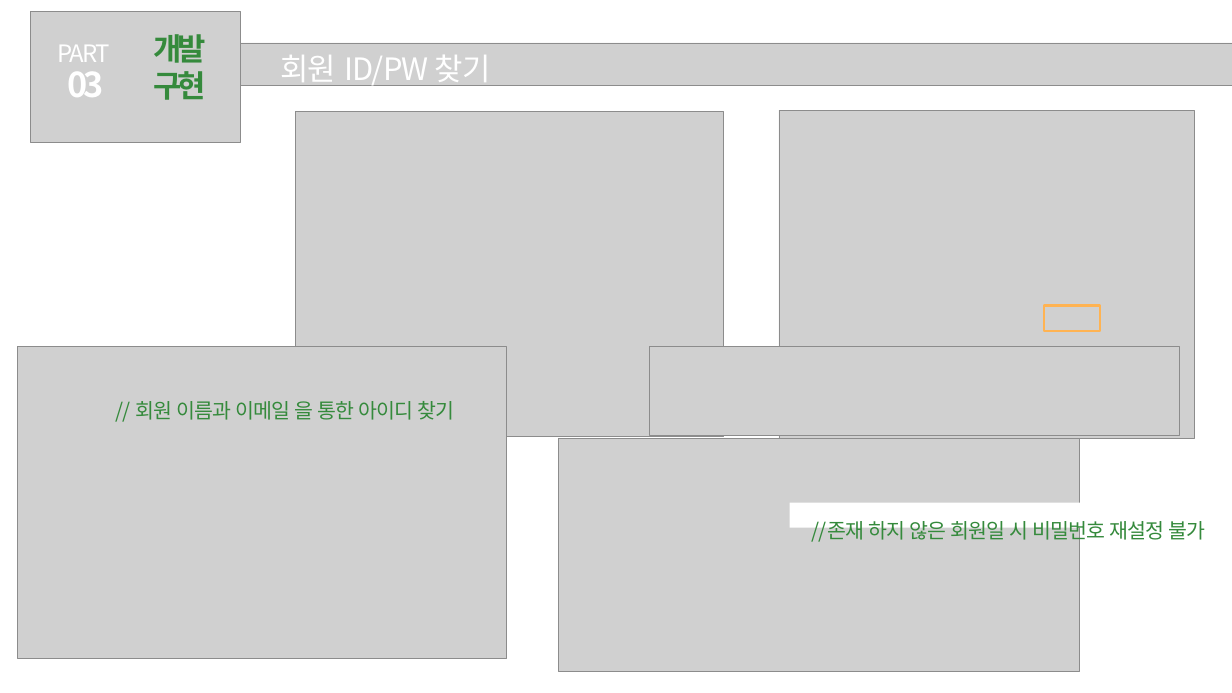
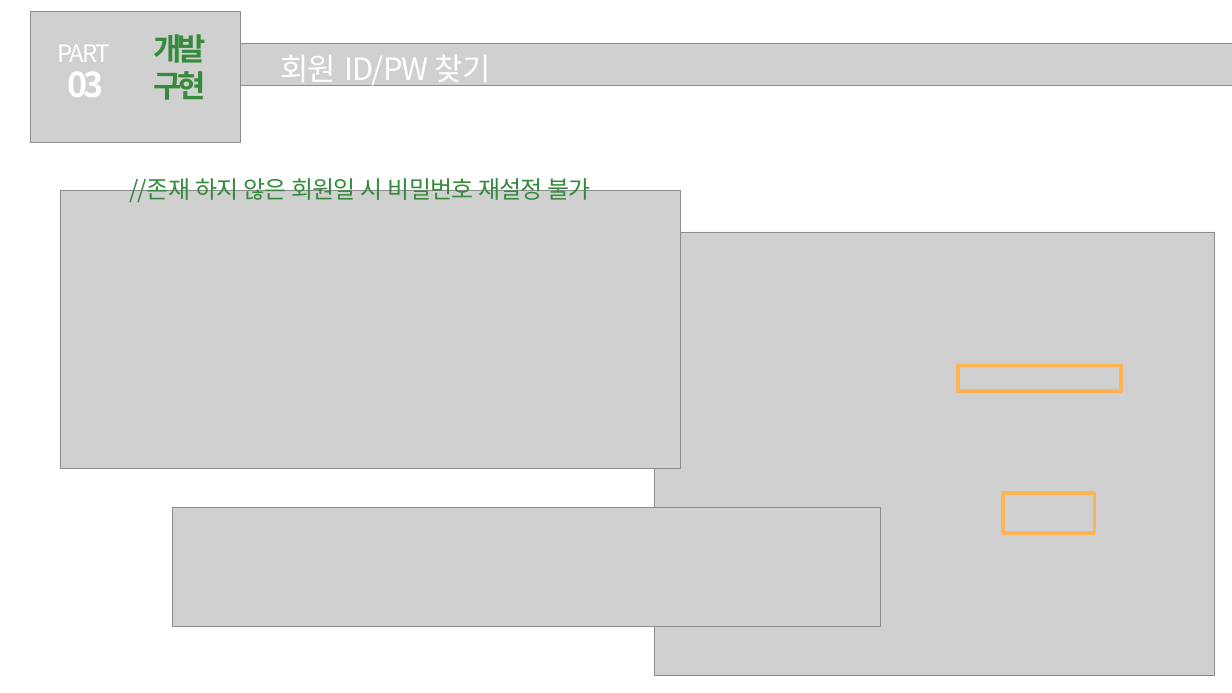
Before and after one commit to hanYijin/portfolio_2021, a slide deck: slide 7 of 공공도서관.pptx (slide 6 before the commit). Drawn at 1232x693 pixels with LibreOffice and Linux fonts; fonts in the diff are those of the drawing; grey boxes stand for pictures. Boxes give left, top, right and bottom in pixels: in the first picture for what was removed or moved away, otherwise in the second. Text is boxed around its words. In the diff, an @@ line names an element or a change of style, - is before the commit and + after.

```diff
--- a/공공도서관.pptx
+++ b/공공도서관.pptx
@@ picture removed at <box>295,112,723,437</box> @@
@@ text "//존재 하지 않은 회원일 시 ...": place and size @@
-text "//존재 하지 않은 회원일 시 ..." at <box>790,503,1232,527</box>
+text "//존재 하지 않은 회원일 시 ..." at <box>129,174,591,203</box>
@@ text "//존재 하지 않은 회원일 시 ..." at <box>129,174,591,203</box>: size 24 to 28 pt @@
@@ picture: place and size @@
-picture at <box>559,438,1079,671</box>
+picture at <box>60,191,680,469</box>
@@ picture: place and size @@
-picture at <box>779,110,1194,438</box>
+picture at <box>654,232,1215,675</box>
@@ picture removed at <box>18,346,507,659</box> @@
@@ rectangle: place and size @@
-rectangle at <box>1044,306,1100,331</box>
+rectangle at <box>958,365,1121,391</box>
@@ rectangle at <box>958,365,1121,391</box>: outline #FFB352 3 pt to #FFB352 4 pt @@
@@ text removed at <box>136,401,455,420</box> @@
-// 회원 이름과 이메일 을 통한 아이디 찾기
@@ picture: place and size @@
-picture at <box>650,346,1180,436</box>
+picture at <box>172,508,881,626</box>
@@ rectangle added at <box>1003,493,1094,533</box>, outline #FFB352 4 pt @@
```
Also in this commit, not shown: 1 other slide changed, 4 slides added.
